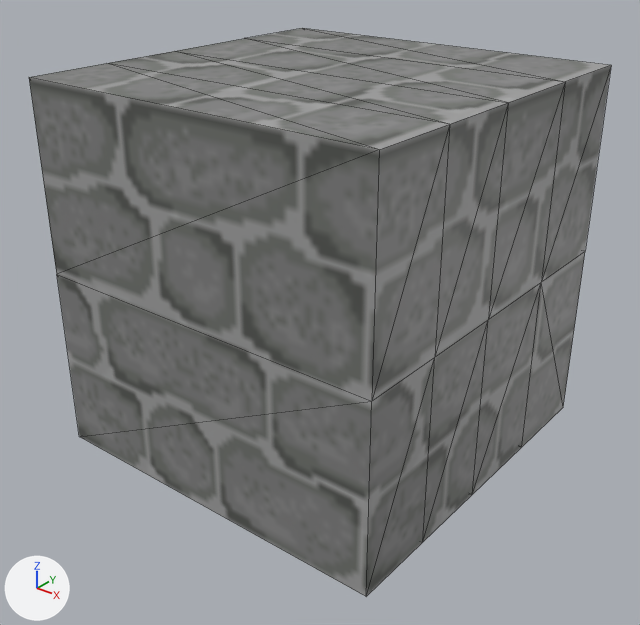
One commit to the COLLADA model data/Models/Path.dae: the scene before it, then after it.
Before and after are seen from a 50 mm lens placed at (2.69, -3.44, 1.82), pointed at (0.04, -0.12, -0.24). The lights are fixed; the arrows at lower left show +X, +Y and +Z. Mesh edges are drawn as thin lines.
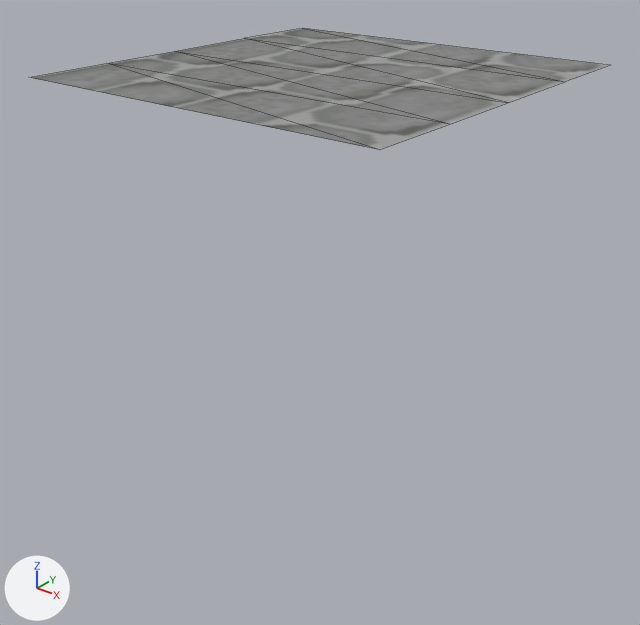
What differs and where, as boxes [x1, y1, x2, y2] in the pictures (640 x 625 px):
'Cube', reshaped (78% shorter)
    before: [29, 28, 611, 596]
    after: [29, 28, 610, 150]
part 1 of me_cube_001, deleted
    before: [29, 65, 611, 596]
part 2 of me_cube_001, surface changed
    both: [29, 28, 610, 150]

What the commit changed:
me_cube_001 is used by ob_cube; location (0.0, 0.0, 0.0).
me_cube_001 had 30 vertices, 56 faces and spanned x -1.0..1.0, y -1.0..1.0, z -1.0..1.0.
me_cube_001 now has 10 vertices, 8 faces and spans x -1.0..1.0, y -1.0..1.0, z 1.0.
Part 1, on me_cube_001:
20 vertices are removed from x -1.0..1.0, y -1.0..1.0, z -1.0..0.0.
48 faces are deleted.
me_cube_001 part 2: 8 kept faces spanning x -1.0..1.0, y -1.0..1.0, z 1.0 get new texture (UV) coordinates.
